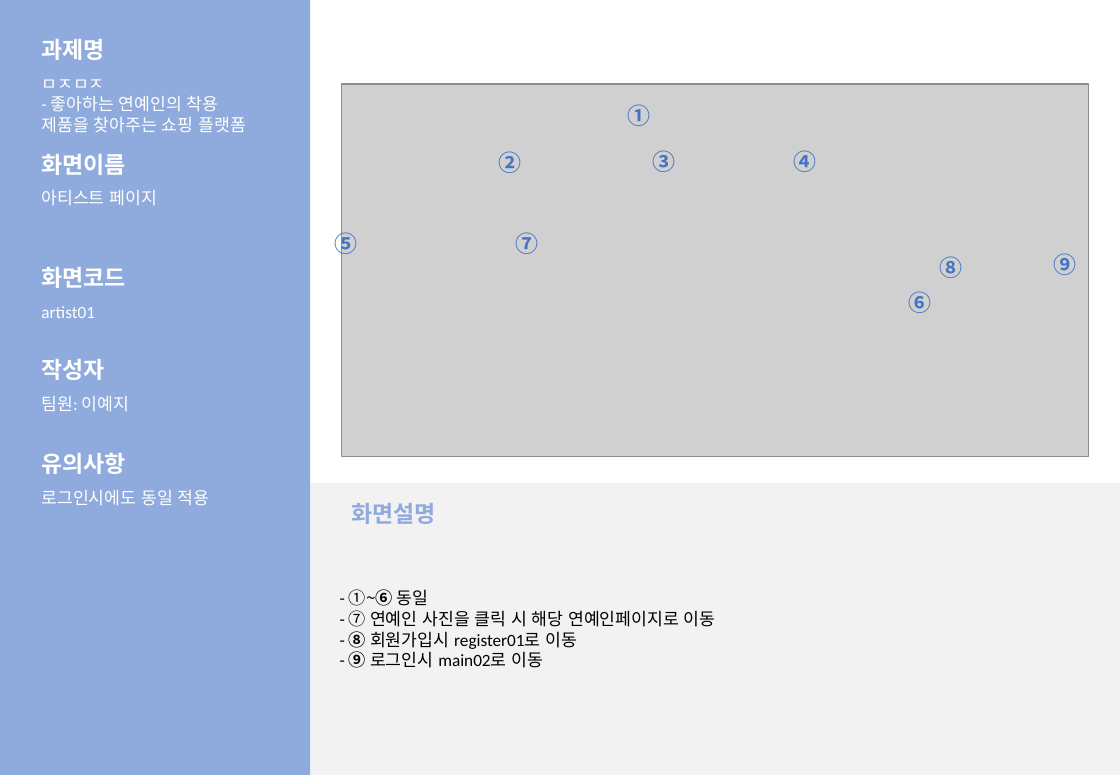
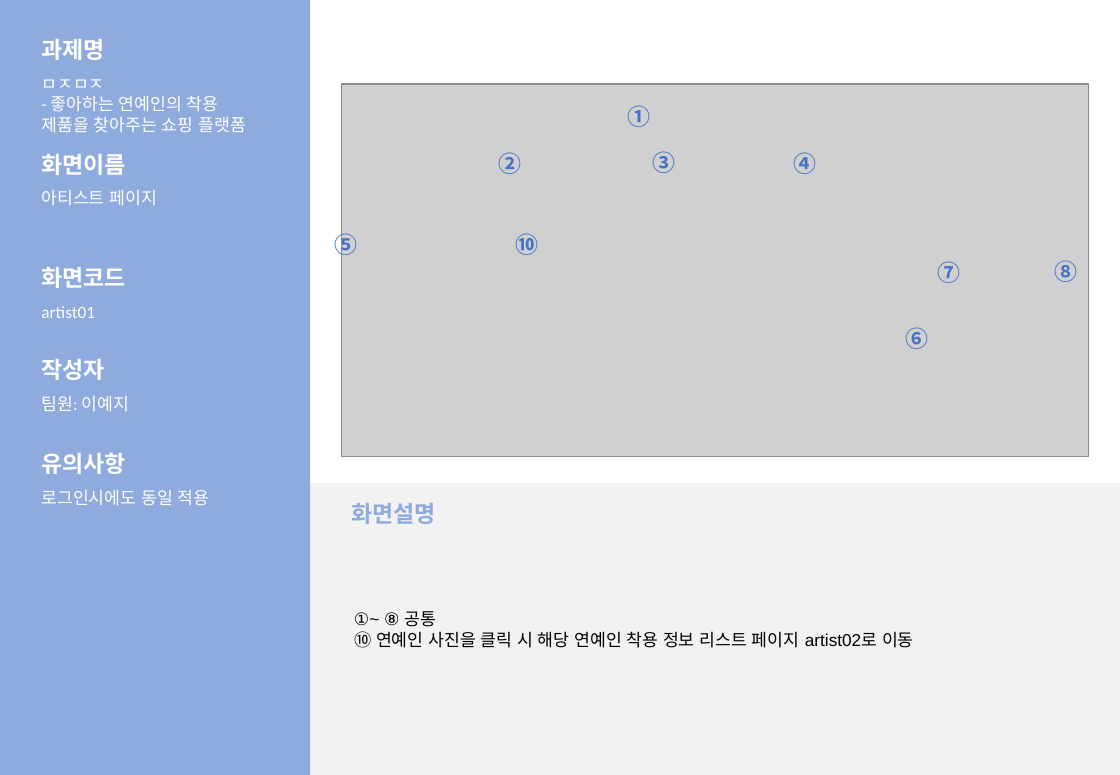
Before and after one commit to LeticiaKang/Project_Idol-Fandom-WebPlaform, a slide deck: slide 9 of 산출문서/화면설계서/화면설계서_서식(1조. HappyVirus) (2).pptx. Drawn at 1120x775 pixels with LibreOffice and Linux fonts; fonts in the diff are those of the drawing; grey boxes stand for pictures. Boxes give left, top, right and bottom in pixels: in the first picture for what was removed or moved away, otherwise in the second. Text is boxed around its words. In the diff, an @@ line names an element or a change of style, - is before the commit and + after.

```diff
--- a/산출문서/화면설계서/화면설계서_서식(1조. HappyVirus) (2).pptx
+++ b/산출문서/화면설계서/화면설계서_서식(1조. HappyVirus) (2).pptx
@@ text added at [515, 233, 538, 255], 16 pt, text #4472C4, bold @@
+⑩
@@ text "⑦": place and size @@
-text "⑦" at [515, 232, 538, 254]
+text "⑦" at [937, 261, 960, 283]
@@ text "⑧": place and size @@
-text "⑧" at [940, 256, 963, 278]
+text "⑧" at [1054, 260, 1077, 282]
@@ text removed at [1053, 253, 1076, 275] @@
-⑨
@@ text "⑥": place and size @@
-text "⑥" at [909, 291, 932, 313]
+text "⑥" at [905, 327, 928, 349]
@@ text in rectangle at [354, 611, 914, 648]: text changed; font Calibri to Arial @@
-- ①~⑥ 동일
-- ⑦ 연예인 사진을 클릭 시 해당 연예인페이지로 이동
-- ⑧ 회원가입시 register01로 이동
-- ⑨ 로그인시 main02로 이동
+①~ ⑧ 공통
+⑩ 연예인 사진을 클릭 시 해당 연예인 착용 정보 리스트 페이지 artist02로 이동
```
Also in this commit, not shown: 12 other slides changed, 1 other file.
